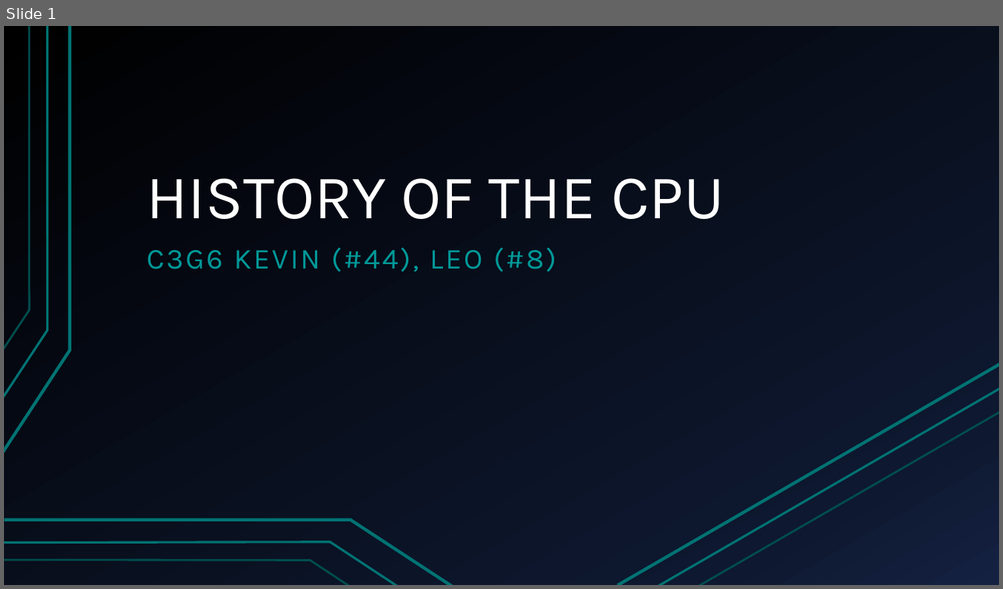
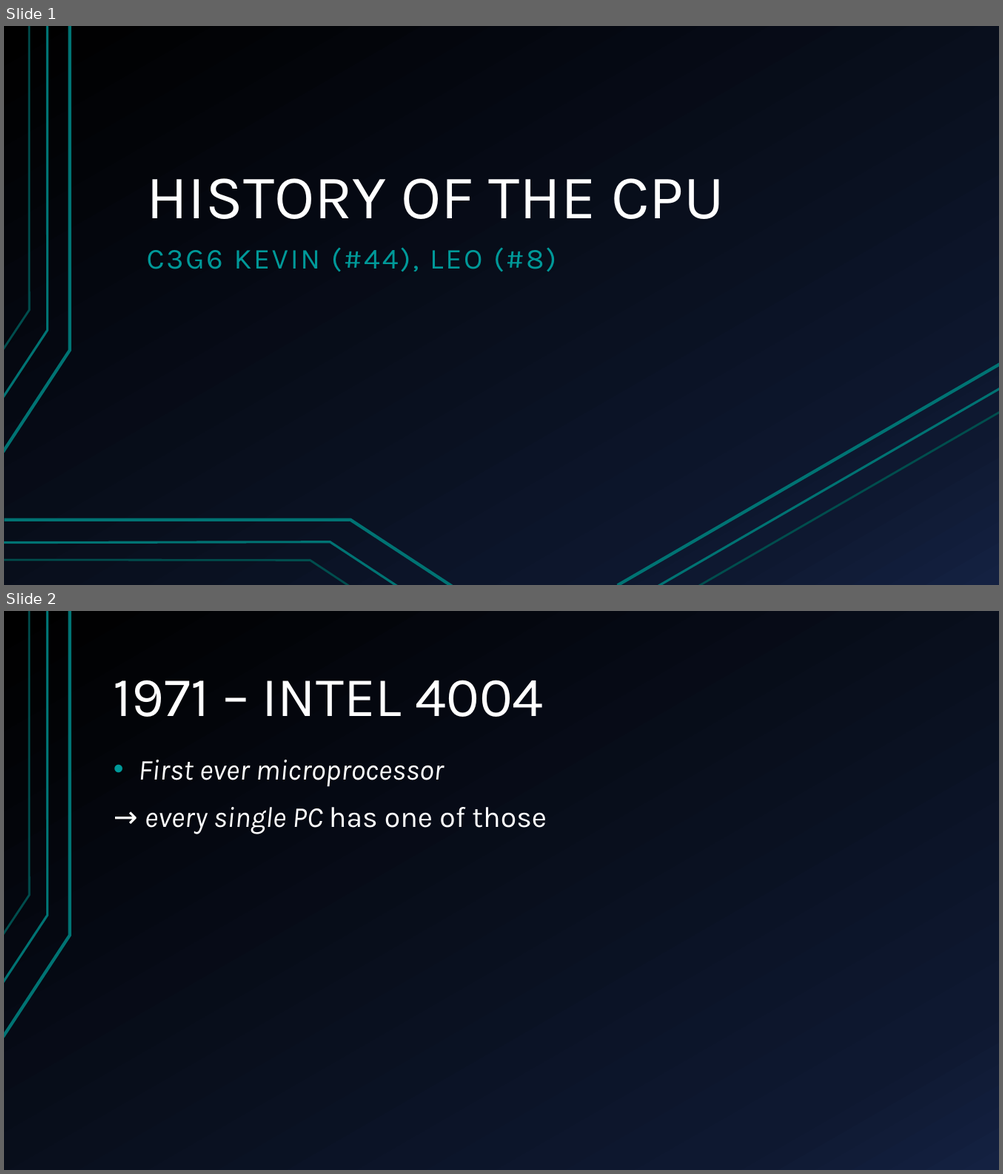
Before and after one commit to pythonleo/EnglishProject, a slide deck: template.pptx. Shown one above the other, each under a label of ours: slide 1 before the commit, slides 1 and 2 after it. The pictures are 1003x589 and 1003x1174 pixels, drawn with LibreOffice and Linux fonts; fonts in the diff are those of the drawing. Boxes give left, top, right and bottom in pixels: in the first picture for what was removed or moved away, otherwise in the second. Text is boxed around its words. In the diff, an @@ line names an element or a change of style, - is before the commit and + after.

```diff
--- a/template.pptx
+++ b/template.pptx
@@ slide 2 added at <box>4,611,999,1170</box>, background gradient #000000 to #0F1931 to #142242; not listed: 3 template elements that a slide beside it also shows @@
@@ title added at <box>114,680,543,717</box>, 54 pt, text #FFFFFF @@
+1971 – INTEL 4004
@@ text added at <box>138,760,546,834</box>, 28 pt, text #FFFFFF, italic @@
+• First ever microprocessor
+→ every single PC has one of those
```
Also in this commit, not shown: 2 slides changed, 6 other slides added, 1 slide removed.
